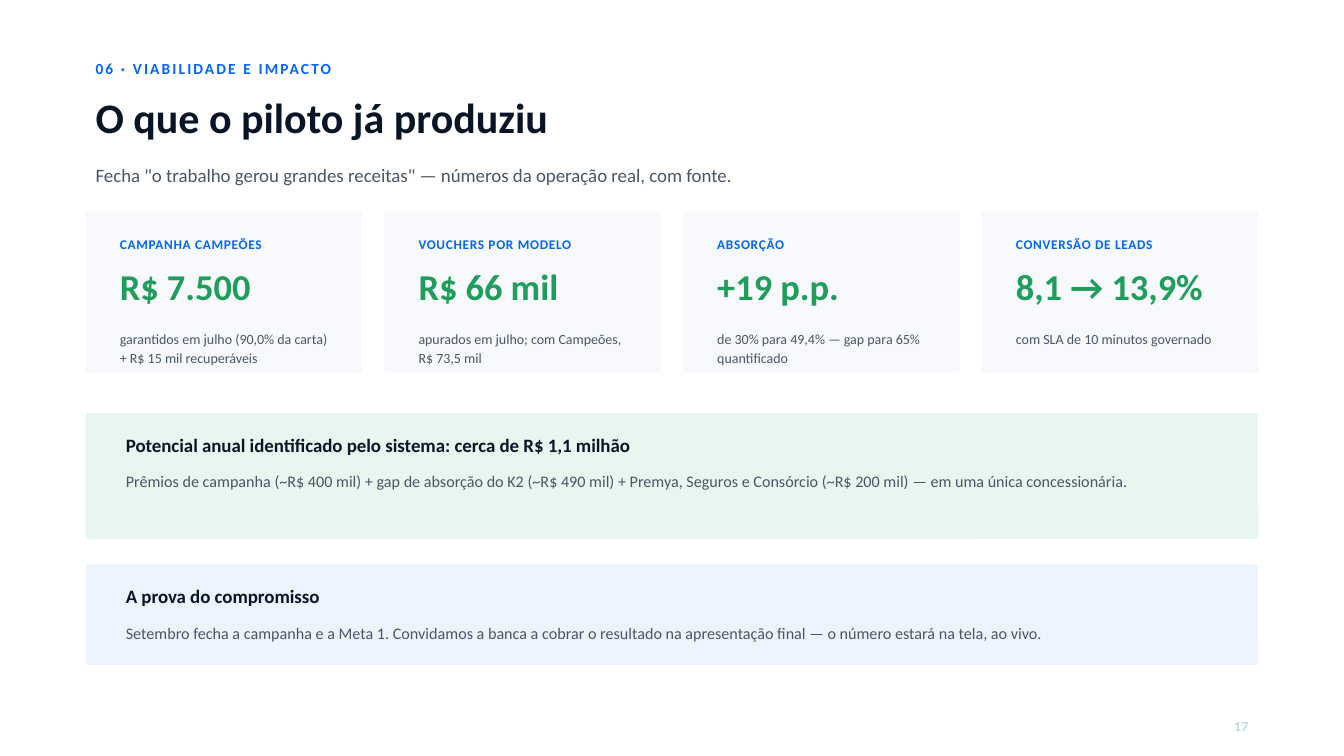
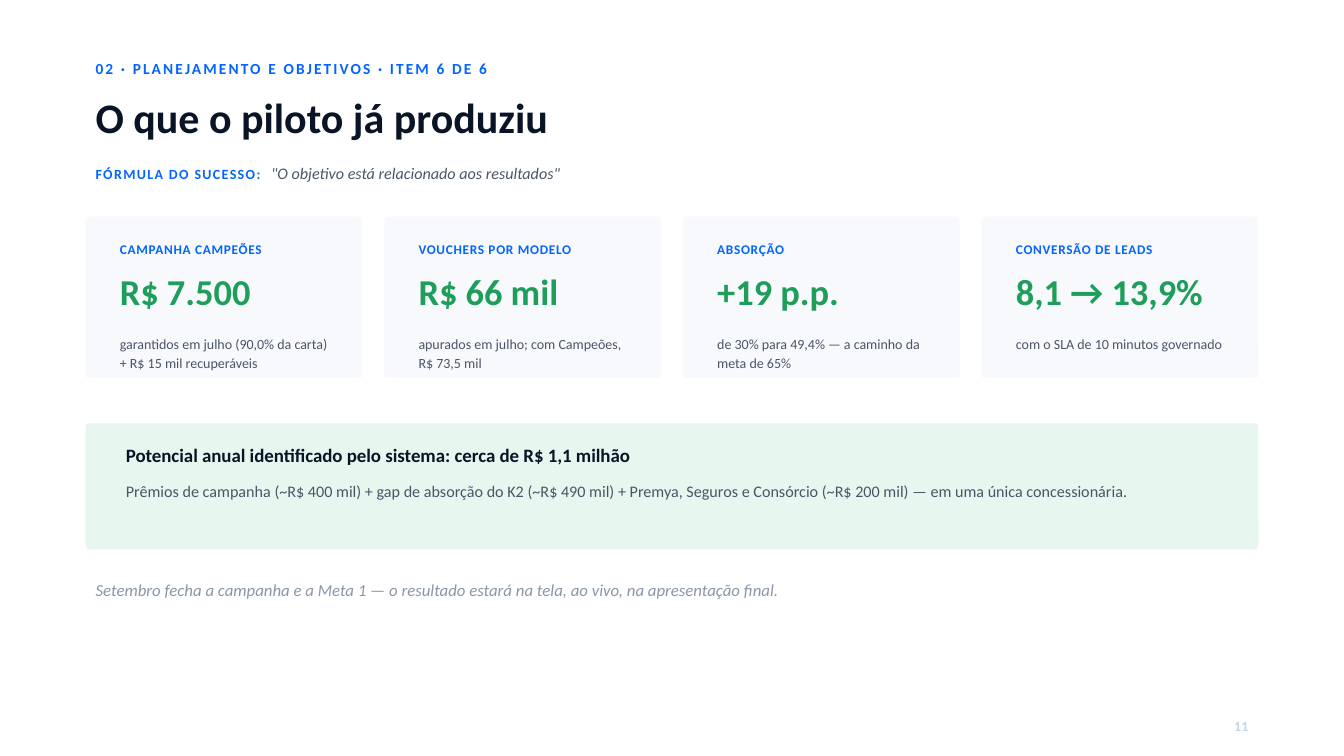
Before and after one commit to Caiquespkt0611/smart-dealer, a slide deck: slide 12 of _NOVAS MELHORIAS/DECK-BANCA-YAMAHAWAY.pptx (slide 18 before the commit). Drawn at 1344x756 pixels with LibreOffice and Linux fonts; fonts in the diff are those of the drawing. Boxes give left, top, right and bottom in pixels: in the first picture for what was removed or moved away, otherwise in the second. Text is boxed around its words. In the diff, an @@ line names an element or a change of style, - is before the commit and + after.

```diff
--- a/_NOVAS MELHORIAS/DECK-BANCA-YAMAHAWAY.pptx
+++ b/_NOVAS MELHORIAS/DECK-BANCA-YAMAHAWAY.pptx
@@ text at (96,63,487,74): text changed @@
-06 · VIABILIDADE E IMPACTO
+02 · PLANEJAMENTO E OBJETIVOS · ITEM 6 DE 6
@@ text removed at (96,169,731,185) @@
-Fecha "o trabalho gerou grandes receitas" — números da operação real, com fonte.
@@ text added at (96,167,560,182), 11.5 pt, text #4A5568, italic @@
+FÓRMULA DO SUCESSO: "O objetivo está relacionado aos resultados"
@@ 10 texts, 4 rounded rectangles: place and size @@
-10 texts, 4 rounded rectangles at (86,212,1258,373)
+10 texts, 4 rounded rectangles at (86,217,1258,378)
@@ text at (717,339,920,368): text changed @@
-de 30% para 49,4% — gap para 65% quantificado
+de 30% para 49,4% — a caminho da meta de 65%
@@ text at (1016,339,1222,352): text changed @@
-com SLA de 10 minutos governado
+com o SLA de 10 minutos governado
@@ 2 texts, 1 rounded rectangle: place and size @@
-2 texts, 1 rounded rectangle at (86,413,1258,539)
+2 texts, 1 rounded rectangle at (86,423,1258,549)
@@ rounded rectangle removed at (86,565,1258,665) @@
@@ text "Setembro fecha a campanha e ..." at (96,584,778,599): vertical alignment top to middle @@
@@ text at (96,584,778,599): text changed; size 11.5 to 12 pt; text colour #4A5568 to #8A96A8; italic on @@
-Setembro fecha a campanha e a Meta 1. Convidamos a banca a cobrar o resultado na apresentação final — o número estará na tela, ao vivo.
+Setembro fecha a campanha e a Meta 1 — o resultado estará na tela, ao vivo, na apresentação final.
@@ text removed at (126,589,320,606) @@
-A prova do compromisso
@@ text at (1234,722,1248,731): text changed @@
-17
+11
```
Also in this commit, not shown: 7 other slides changed, 22 slides added, 11 slides removed, 3 other files.
